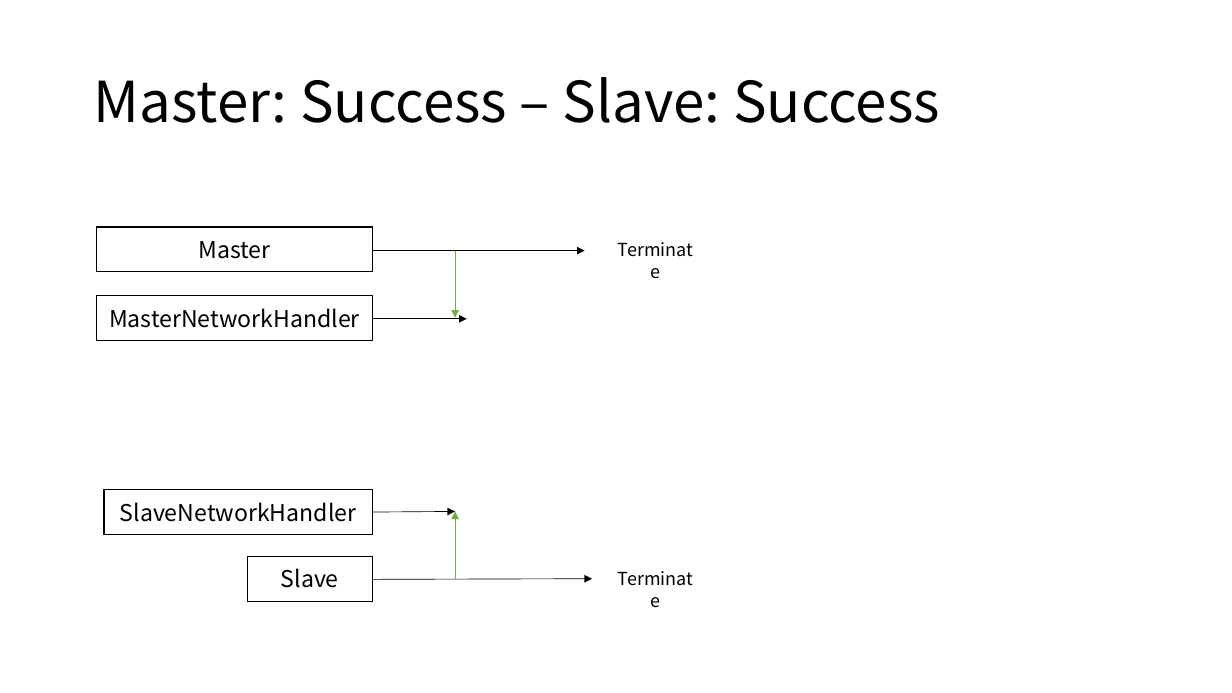
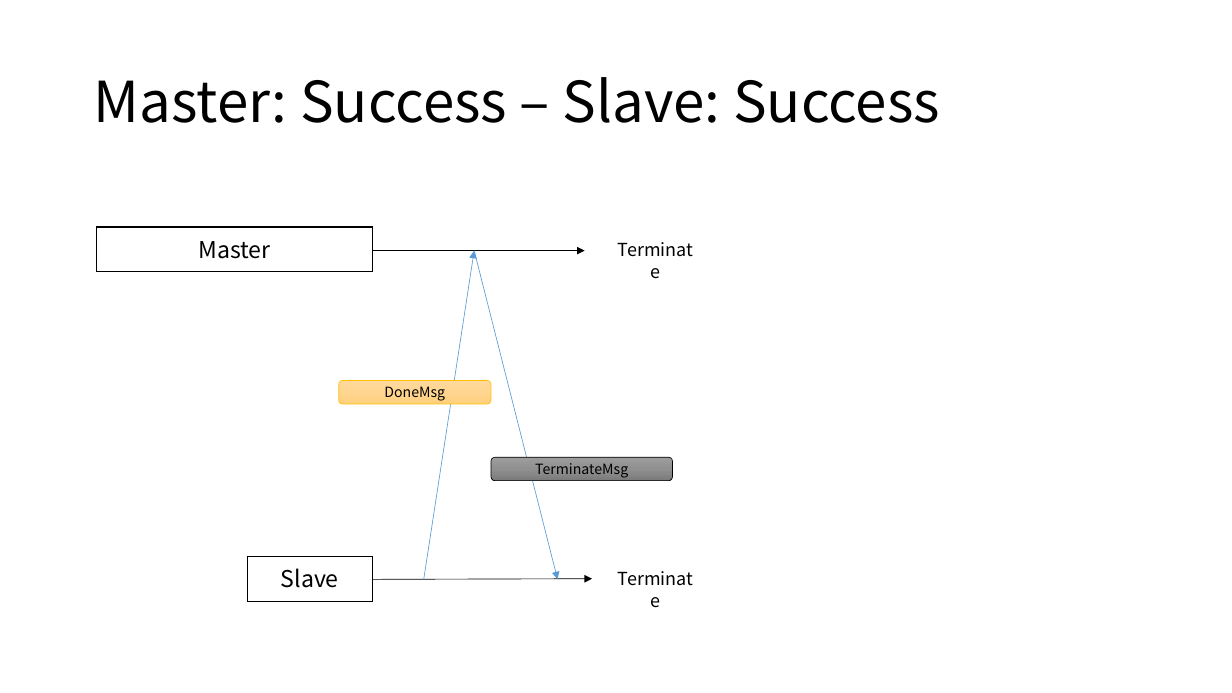
Before and after one commit to Eyebrowmoon/CS490, a slide deck: slide 26 of project.pptx. Drawn at 1232x693 pixels with LibreOffice and Linux fonts; fonts in the diff are those of the drawing. Boxes give left, top, right and bottom in pixels: in the first picture for what was removed or moved away, otherwise in the second. Text is boxed around its words. In the diff, an @@ line names an element or a change of style, - is before the commit and + after.

```diff
--- a/project.pptx
+++ b/project.pptx
@@ arrow added from (424, 579) to (474, 250), #5B9BD5 0.5 pt @@
@@ arrow removed from (456, 250) to (456, 318) @@
@@ arrow added from (474, 250) to (557, 579), #5B9BD5 0.5 pt @@
@@ table removed at (97, 296, 372, 341), 1 rows, 1 columns @@
-MasterNetworkHandler
@@ arrow removed from (372, 319) to (467, 319) @@
@@ rounded rectangle added at (339, 381, 492, 404), fill gradient #FFDB9E to #FFD590 to #FFD07C, outline #FFC000 0.5 pt, 11 pt, text #000000 @@
+DoneMsg
@@ rounded rectangle added at (491, 457, 672, 481), fill gradient #9D9D9D to #909090 to #7C7C7C, outline #000000 0.5 pt, 11 pt, text #000000 @@
+TerminateMsg
@@ table removed at (104, 490, 372, 535), 1 rows, 1 columns @@
-SlaveNetworkHandler
@@ arrow removed from (372, 512) to (456, 511) @@
@@ arrow removed from (456, 579) to (456, 511) @@
```
Also in this commit, not shown: 11 other slides changed, 5 slides added, 4 slides removed, 27 other files.
